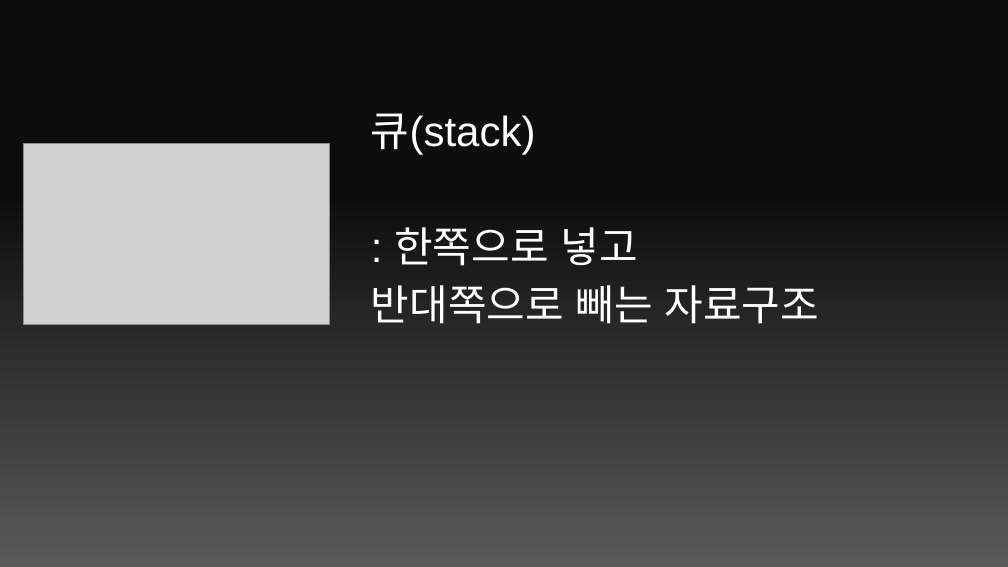
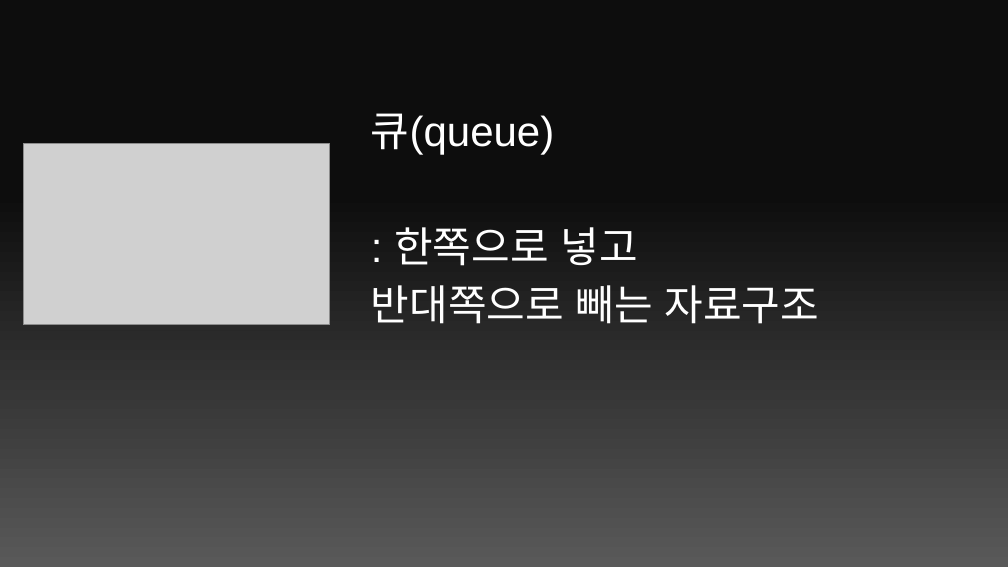
Before and after one commit to Pobbylee/fastcampus_python, a slide deck: slide 63 of 160106/160106.pptx. Drawn at 1008x567 pixels with LibreOffice and Linux fonts; fonts in the diff are those of the drawing; grey boxes stand for pictures. Boxes give left, top, right and bottom in pixels: in the first picture for what was removed or moved away, otherwise in the second. Text is boxed around its words. In the diff, an @@ line names an element or a change of style, - is before the commit and + after.

```diff
--- a/160106/160106.pptx
+++ b/160106/160106.pptx
@@ text at box(371, 113, 554, 155): text changed @@
-큐(stack)
+큐(queue)
```
Also in this commit, not shown: 2 other slides changed, 7 other files.
